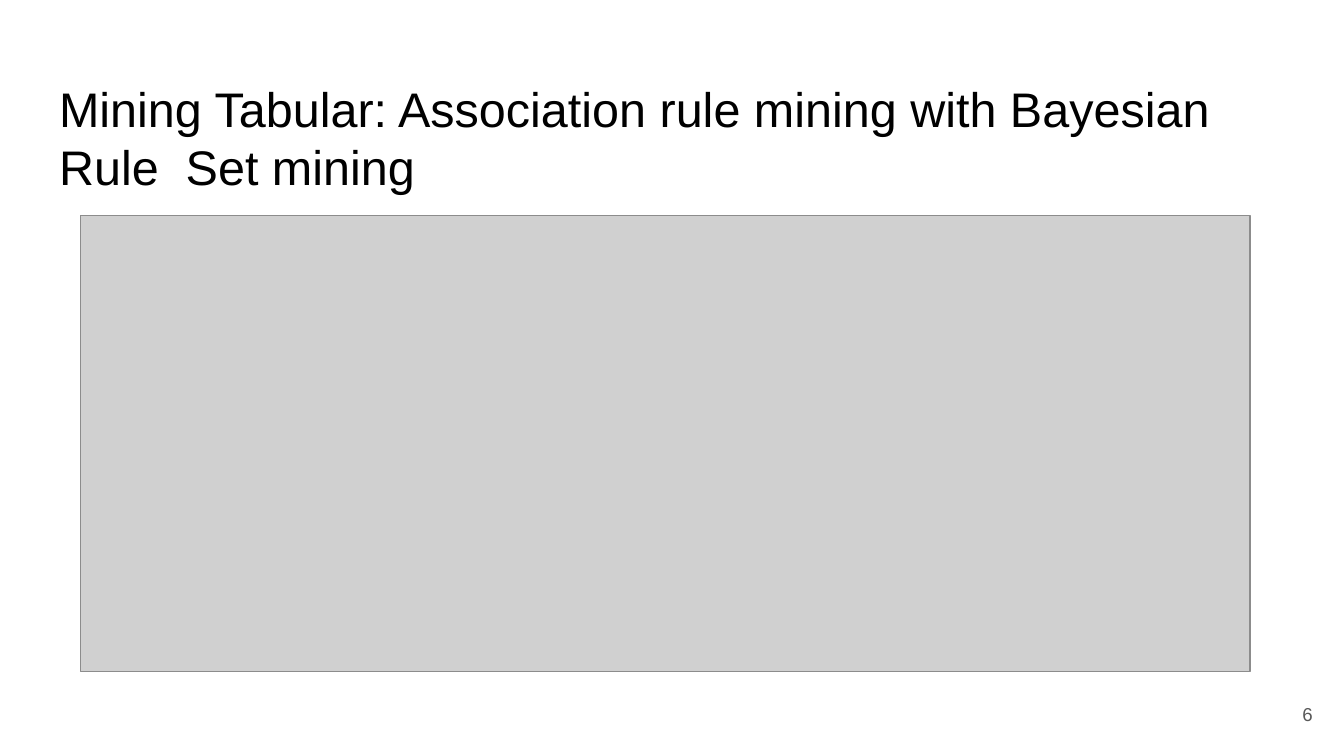
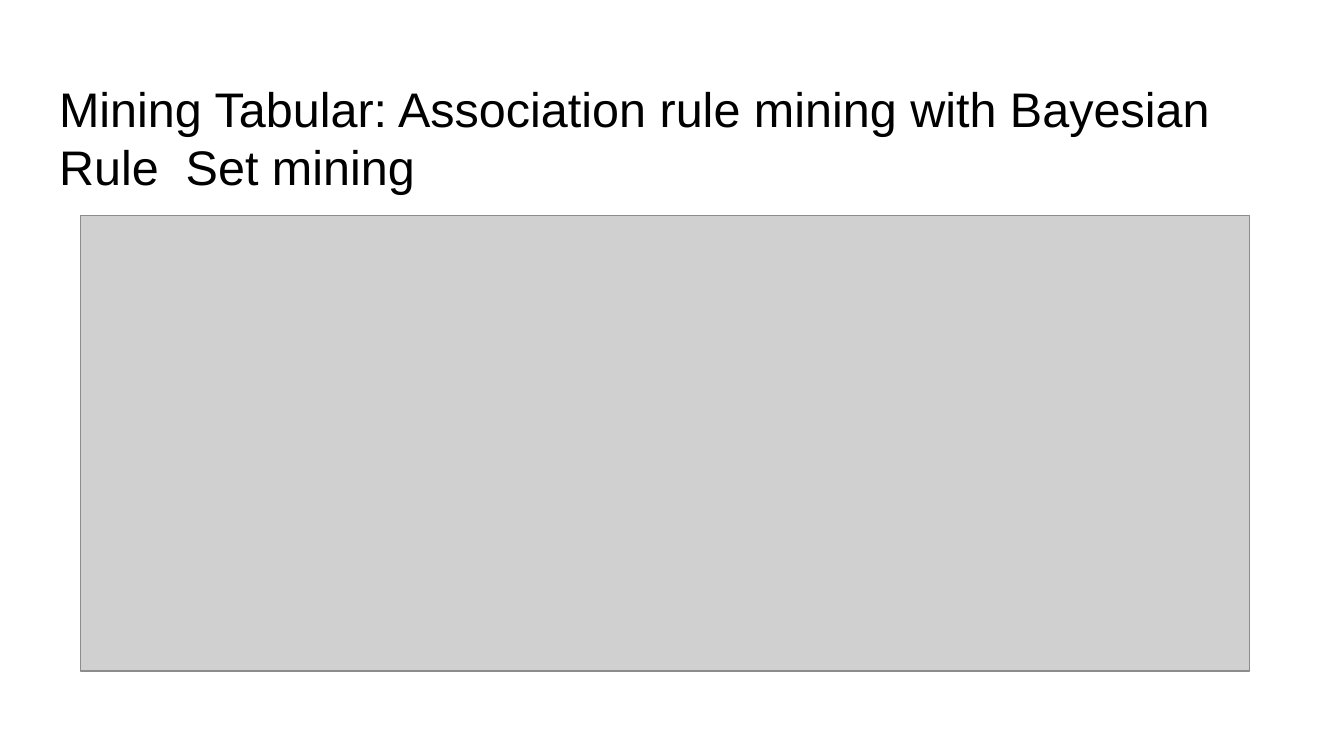
Before and after one commit to corei5/Entity-Based-Document-Classification-on-the-CORD---19-Corpus, a slide deck: slide 6 of Entity-Based Document Classification on the CORD- 19 Corpus.pptx. Drawn at 1344x756 pixels with LibreOffice and Linux fonts; fonts in the diff are those of the drawing; grey boxes stand for pictures. Boxes give left, top, right and bottom in pixels: in the first picture for what was removed or moved away, otherwise in the second. Text is boxed around its words. In the diff, an @@ line names an element or a change of style, - is before the commit and + after.

```diff
--- a/Entity-Based Document Classification on the CORD- 19 Corpus.pptx
+++ b/Entity-Based Document Classification on the CORD- 19 Corpus.pptx
@@ page number removed at (1302, 708, 1312, 721) @@
-6
```
Also in this commit, not shown: 7 other slides changed.
